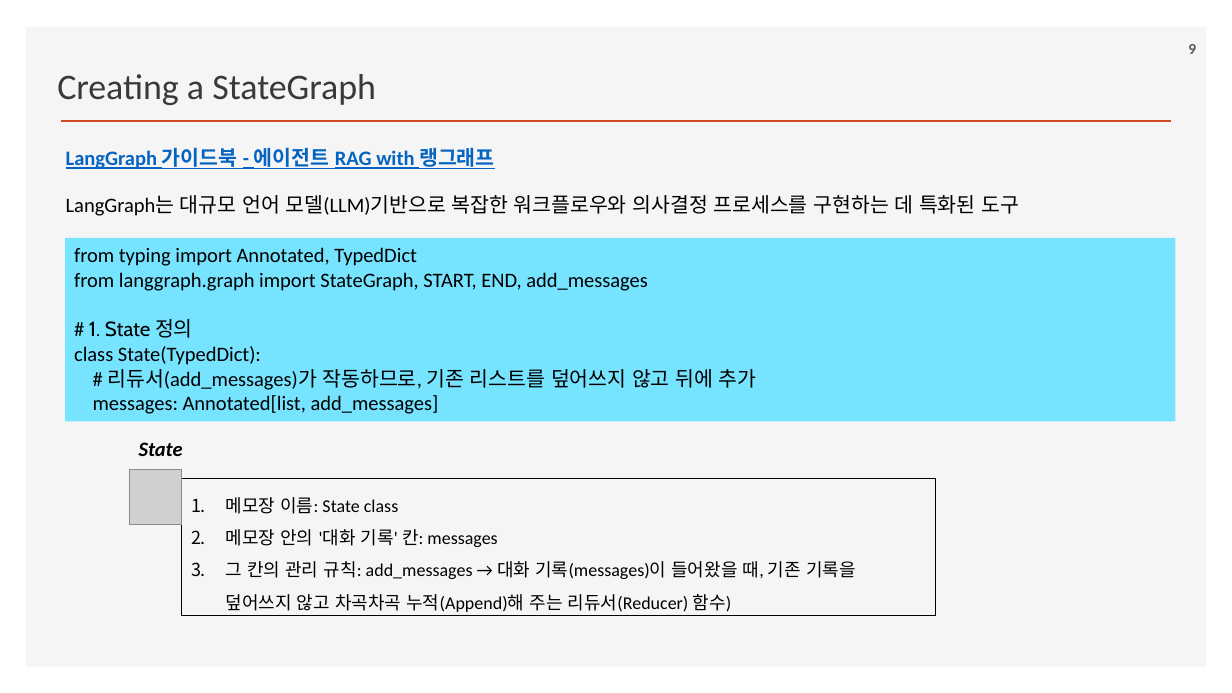
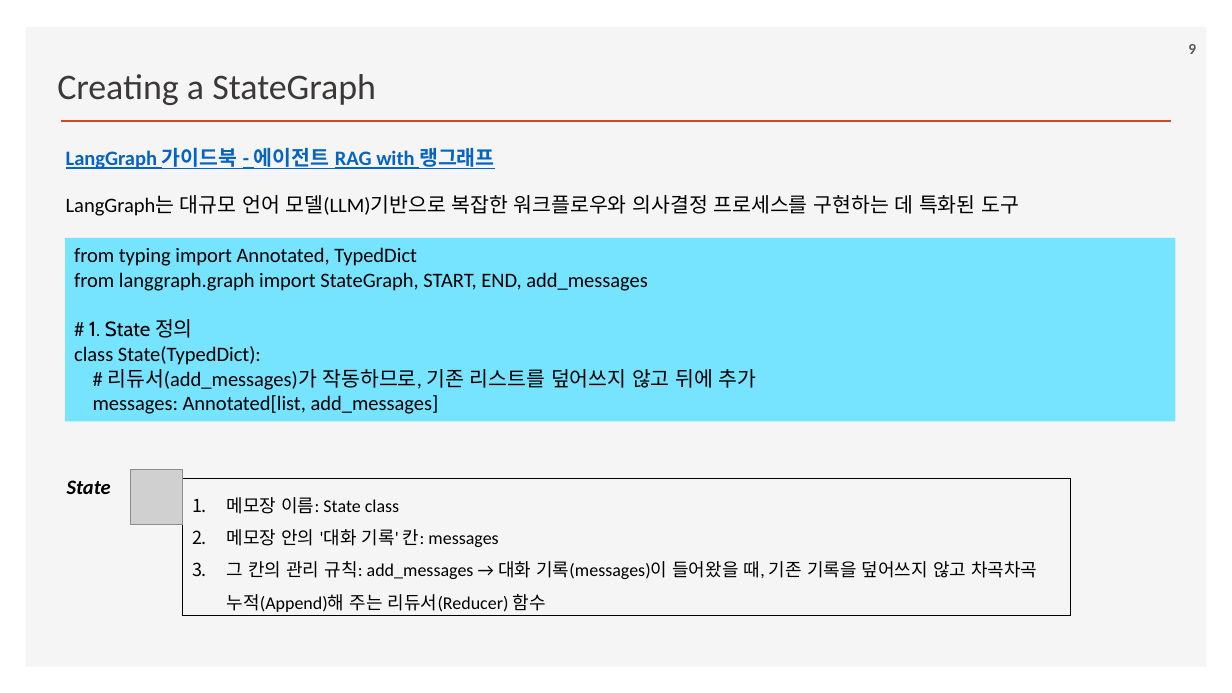
Before and after one commit to ancestor9/2026_Fall_Learning-Langchain-AI-Agent, a slide deck: slide 9 of ppts/CHAPTER 4 Using LangGraph to Add Memory to Your Chatbot.pptx. Drawn at 1232x693 pixels with LibreOffice and Linux fonts; fonts in the diff are those of the drawing; grey boxes stand for pictures; background and template pictures are left out. Boxes give left, top, right and bottom in pixels: in the first picture for what was removed or moved away, otherwise in the second. Text is boxed around its words. In the diff, an @@ line names an element or a change of style, - is before the commit and + after.

```diff
--- a/ppts/CHAPTER 4 Using LangGraph to Add Memory to Your Chatbot.pptx
+++ b/ppts/CHAPTER 4 Using LangGraph to Add Memory to Your Chatbot.pptx
@@ text "State" moved from (x1=139, y1=442, x2=183, y2=456) to (x1=67, y1=480, x2=111, y2=494) @@
@@ rectangle "메모장 이름: State class" resized from (x1=182, y1=479, x2=936, y2=616) to (x1=183, y1=479, x2=1070, y2=616) @@
@@ text in rectangle at (x1=227, y1=561, x2=1037, y2=612): text changed @@
-3. 그 칸의 관리 규칙: add_messages → 대화 기록(messages)이 들어왔을 때, 기존 기록을 덮어쓰지 않고 차곡차곡 누적(Append)해 주는 리듀서(Reducer) 함수)
+3. 그 칸의 관리 규칙: add_messages → 대화 기록(messages)이 들어왔을 때, 기존 기록을 덮어쓰지 않고 차곡차곡 누적(Append)해 주는 리듀서(Reducer) 함수
```
Also in this commit, not shown: 10 other slides changed, 1 slide added, 1 slide removed.
